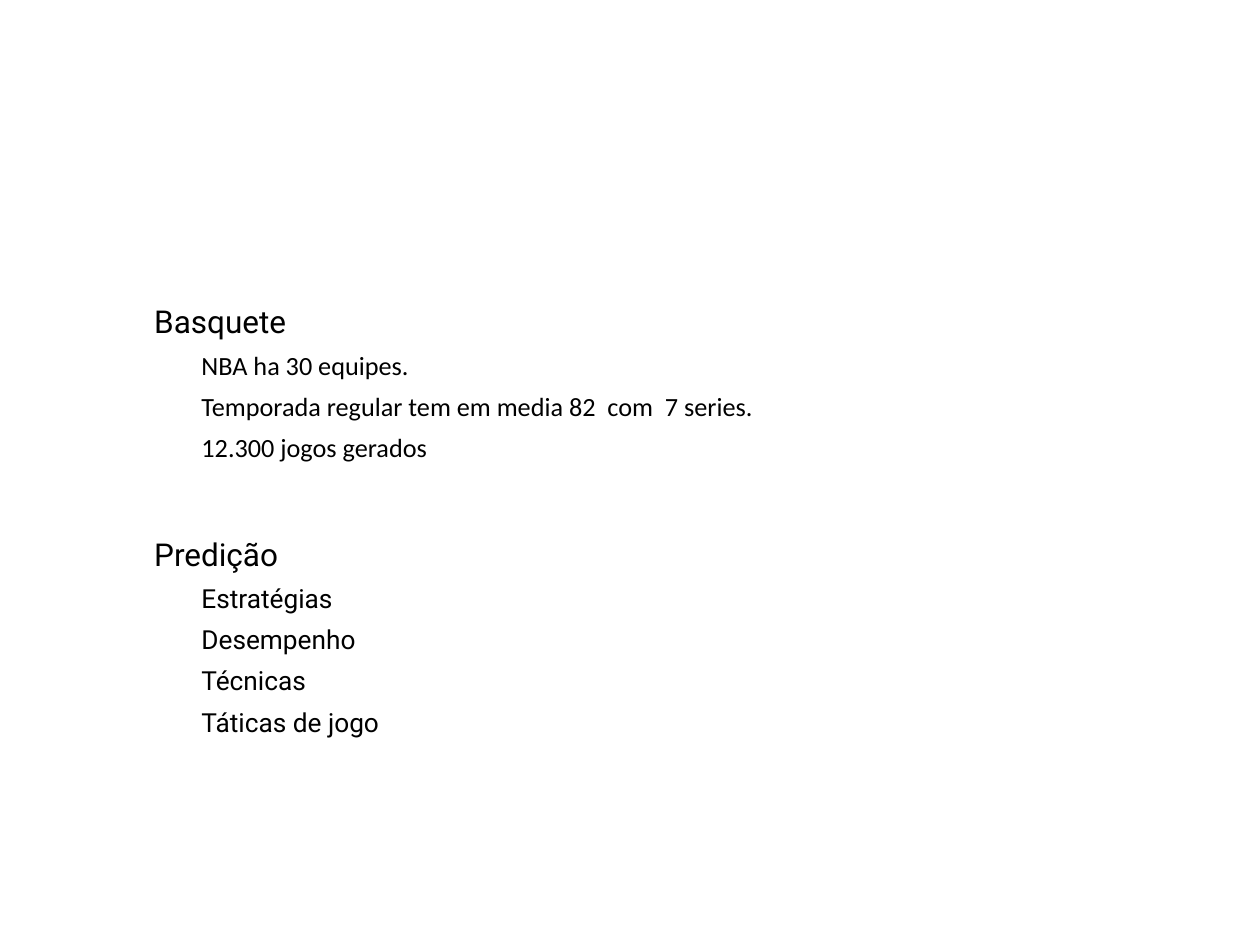
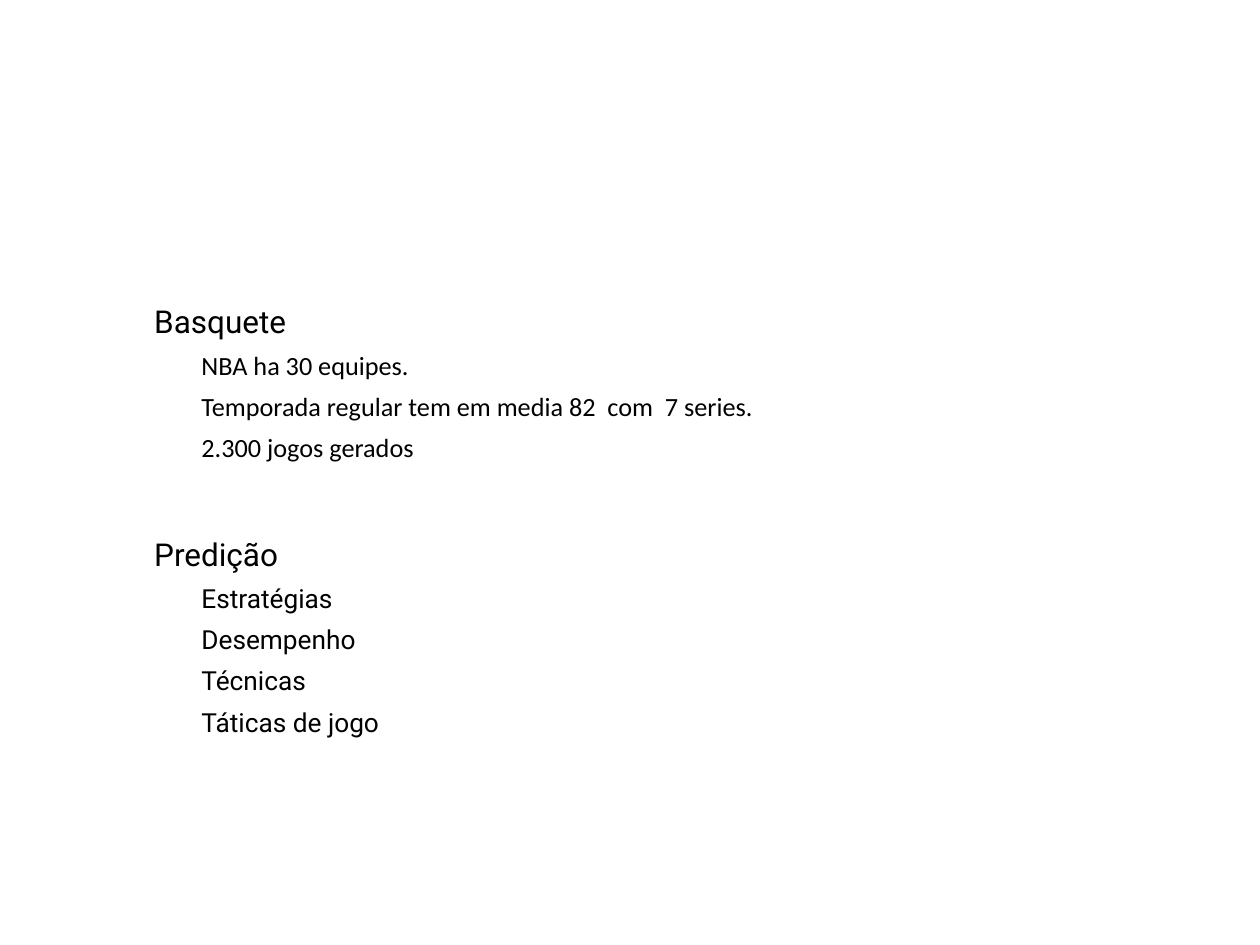
Before and after one commit to marcos901/Projeto-TCC, a slide deck: slide 2 of Parte escrita/Apresentação1.odp. Drawn at 1260x945 pixels with LibreOffice and Linux fonts; fonts in the diff are those of the drawing; background and template pictures are left out. Boxes give left, top, right and bottom in pixels: in the first picture for what was removed or moved away, otherwise in the second. Text is boxed around its words. In the diff, an @@ line names an element or a change of style, - is before the commit and + after.

```diff
--- a/Parte escrita/Apresentação1.odp
+++ b/Parte escrita/Apresentação1.odp
@@ text at [201, 438, 413, 462]: text changed @@
-  • 12.300 jogos gerados
+  • 2.300 jogos gerados
```
Also in this commit, not shown: 7 other slides changed, 4 other files.
